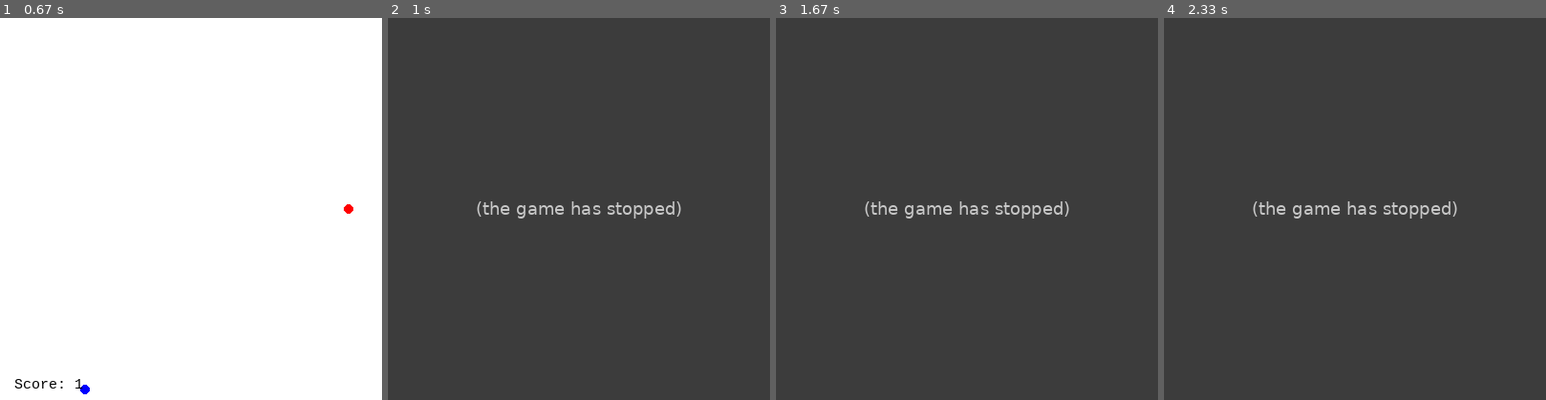
Above: before the commit, frames 1-4 (left to right).
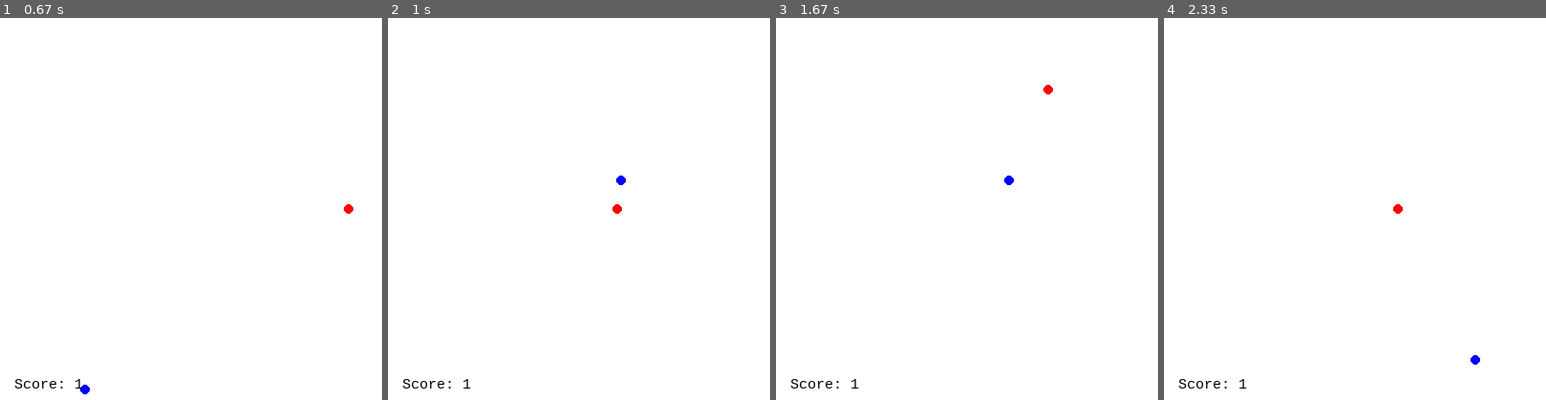
Above: after the commit, the same moments.

Repository: ohadch/pygame-snake
Game: pygame game, started from main.py
Same seed, same stepped clock (60 frames per second), same inputs: the game is played once before the commit and once after it.
Inputs:
- Up to frame 1 (0.67 s): tap Enter at 0.33 s
- Up to frame 2 (1 s): hold Right from 0.67 s (still down)
- Up to frame 3 (1.67 s): release Right at 1.13 s; hold Up 1.17-1.63 s
- Up to frame 4 (2.33 s): hold Right 1.67-2.13 s; hold Left from 2.17 s (still down)

Frame 1 is identical in both runs. In frame 2, 100% of the frame differs, in the area x 0-100%, y 0-100%; in frame 3, 100%; in frame 4, 100%.
Before the commit the program exited at 0.82 s; later frames show no game.

Commit message:
Converted game folow to game object method

Diff:
--- a/main.py
+++ b/main.py
@@ -132,68 +132,71 @@
 
 class Game:
 
-    def __init__(self, screen_, object_padding=10):
+    def __init__(self, screen_, object_padding=10, frame_rate=50):
         self.screen = screen_
         self.snake = Snake(self)
         self.food = Food(self)
         self.object_padding = object_padding
+        self.frame_rate = frame_rate
+
+    def run(self):
+        # Loop until the user clicks the close button.
+        done = False
+        clock = pygame.time.Clock()
+
+        # Mainloop
+        while not done:
+
+            # This limits the while loop to a max of 10 times per second.
+            # Leave this out and we will use all CPU we can.
+            clock.tick(self.frame_rate)
+
+            # Update HUD
+            score_label = score_font.render("Score: {}".format(len(self.snake.positions)), 1, BLACK)
+
+            for event in pygame.event.get():  # User did something
+                if event.type == pygame.QUIT:  # If user clicked close
+                    done = True  # Flag that we are done so we exit this loop
+                elif event.type == pygame.KEYDOWN:
+                    prev_vector = self.snake.vector
+                    if event.key == pygame.K_RIGHT:
+                        self.snake.vector = RIGHT
+                    elif event.key == pygame.K_LEFT:
+                        self.snake.vector = LEFT
+                    if event.key == pygame.K_UP:
+                        self.snake.vector = UP
+                    elif event.key == pygame.K_DOWN:
+                        self.snake.vector = DOWN
+                    if prev_vector.__invert__().__dict__ == self.snake.vector.__dict__:
+                        self.snake.vector = prev_vector
+
+            if self.snake.is_colliding():
+                done = True
+
+            if self.snake.encounters(self.food, self.object_padding):
+                self.snake.eat()
+
+            # Clear the screen and set the screen background
+            self.screen.fill(WHITE)
+
+            # ===========> UPDATE POSITIONS HERE <========
+
+            self.snake.update()
+
+            # ===========> START DRAWING HERE <===========
+
+            self.snake.show()
+            self.food.show()
+            self.screen.blit(score_label, (15, HEIGHT - 25))
+
+            # ===========> END DRAWING HERE <=============
+
+            # Go ahead and update the screen with what we've drawn.
+            # This MUST happen after all the other drawing commands.
+            pygame.display.flip()
 
 
 if __name__ == '__main__':
-
-    game = Game(screen)
-
-    # Loop until the user clicks the close button.
-    done = False
-    clock = pygame.time.Clock()
-
-    # Mainloop
-    while not done:
-
-        # This limits the while loop to a max of 10 times per second.
-        # Leave this out and we will use all CPU we can.
-        clock.tick(50)
-
-        # Update HUD
-        score_label = score_font.render("Score: {}".format(len(game.snake.positions)), 1, BLACK)
-
-        for event in pygame.event.get():  # User did something
-            if event.type == pygame.QUIT:  # If user clicked close
-                done = True  # Flag that we are done so we exit this loop
-            elif event.type == pygame.KEYDOWN:
-                prev_vector = game.snake.vector
-                if event.key == pygame.K_RIGHT:
-                    game.snake.vector = RIGHT
-                elif event.key == pygame.K_LEFT:
-                    game.snake.vector = LEFT
-                if event.key == pygame.K_UP:
-                    game.snake.vector = UP
-                elif event.key == pygame.K_DOWN:
-                    game.snake.vector = DOWN
-                if prev_vector.__invert__().__dict__ == game.snake.vector.__dict__:
-                    game.snake.vector = prev_vector
-
-        if game.snake.is_colliding():
-            done = True
-
-        if game.snake.encounters(game.food, game.object_padding):
-            game.snake.eat()
-
-        # Clear the screen and set the screen background
-        screen.fill(WHITE)
-
-        # ===========> UPDATE POSITIONS HERE <========
-
-        game.snake.update()
-
-        # ===========> START DRAWING HERE <===========
-
-        game.snake.show()
-        game.food.show()
-        screen.blit(score_label, (15, HEIGHT - 25))
-
-        # ===========> END DRAWING HERE <=============
-
-        # Go ahead and update the screen with what we've drawn.
-        # This MUST happen after all the other drawing commands.
-        pygame.display.flip()
+    while True:
+        game = Game(screen)
+        game.run()
